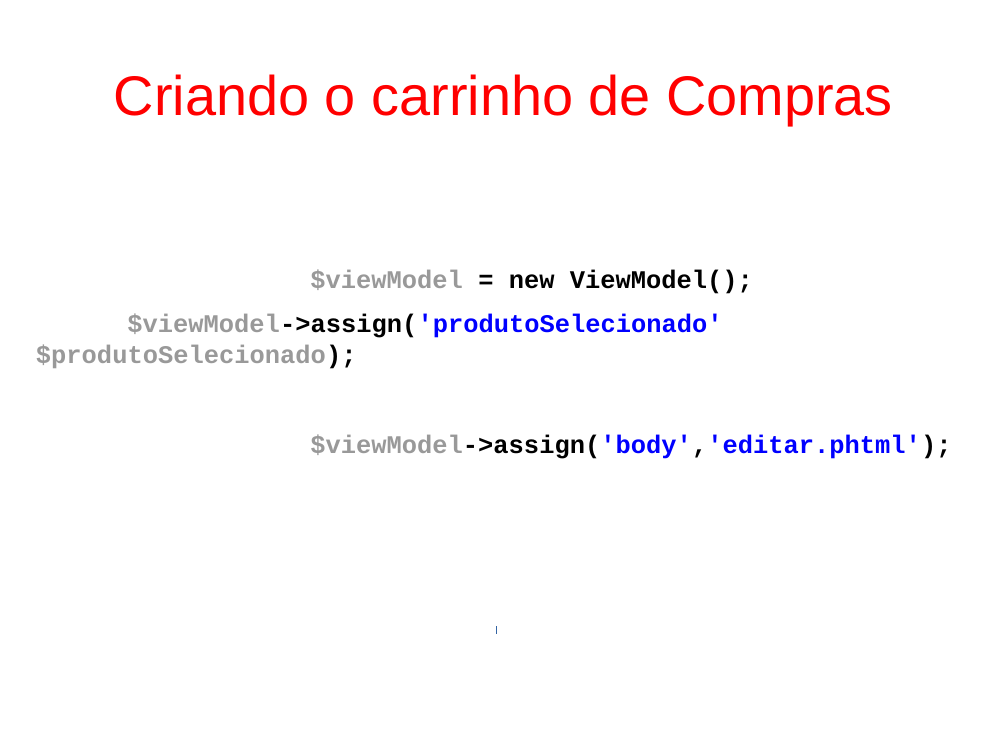
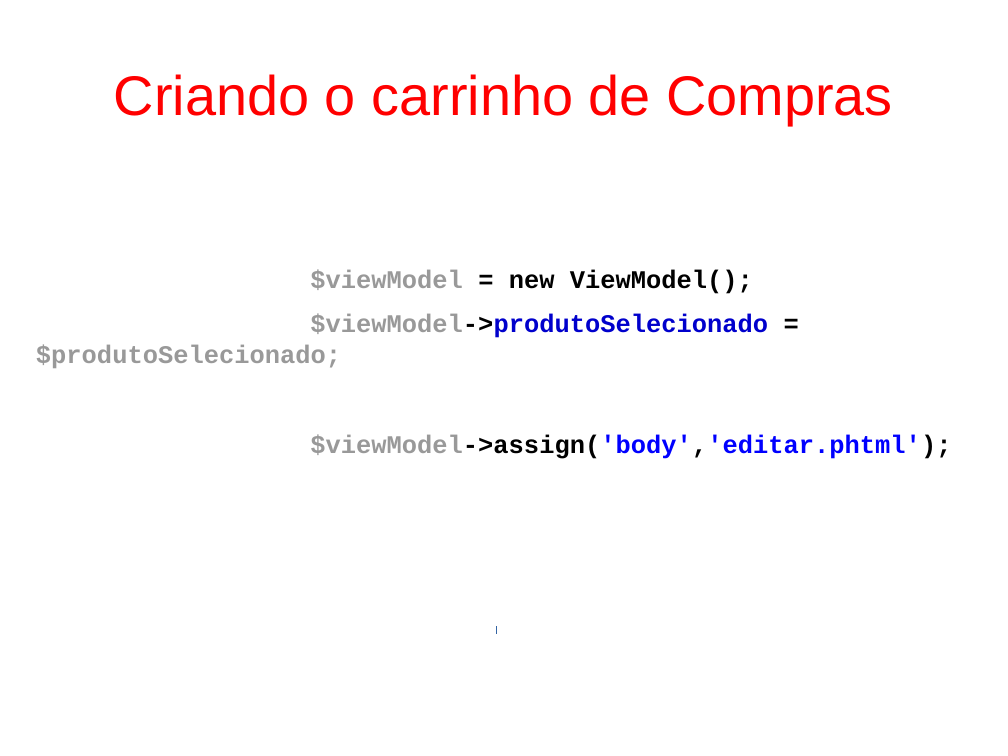
Before and after one commit to fgsl/lojasacme, a slide deck: slide 94 of docs/tutorial.odp. Drawn at 1008x756 pixels with LibreOffice and Linux fonts; fonts in the diff are those of the drawing. Boxes give left, top, right and bottom in pixels: in the first picture for what was removed or moved away, otherwise in the second. Text is boxed around its words. In the diff, an @@ line names an element or a change of style, - is before the commit and + after.

Commit message:
Substituir o método assign pela atribuição direta #22

```diff
--- a/docs/tutorial.odp
+++ b/docs/tutorial.odp
@@ text at (x1=36, y1=314, x2=768, y2=368): text changed @@
-$viewModel->assign('produtoSelecionado' $produtoSelecionado);
+$viewModel->produtoSelecionado = $produtoSelecionado;
```
Also in this commit, not shown: 2 other slides changed, 1 other file.
